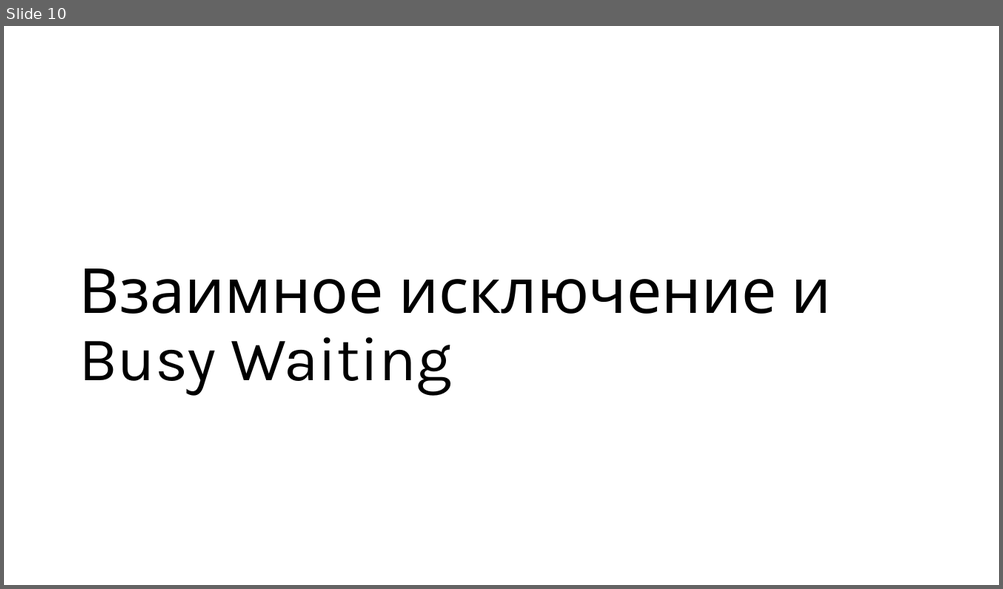
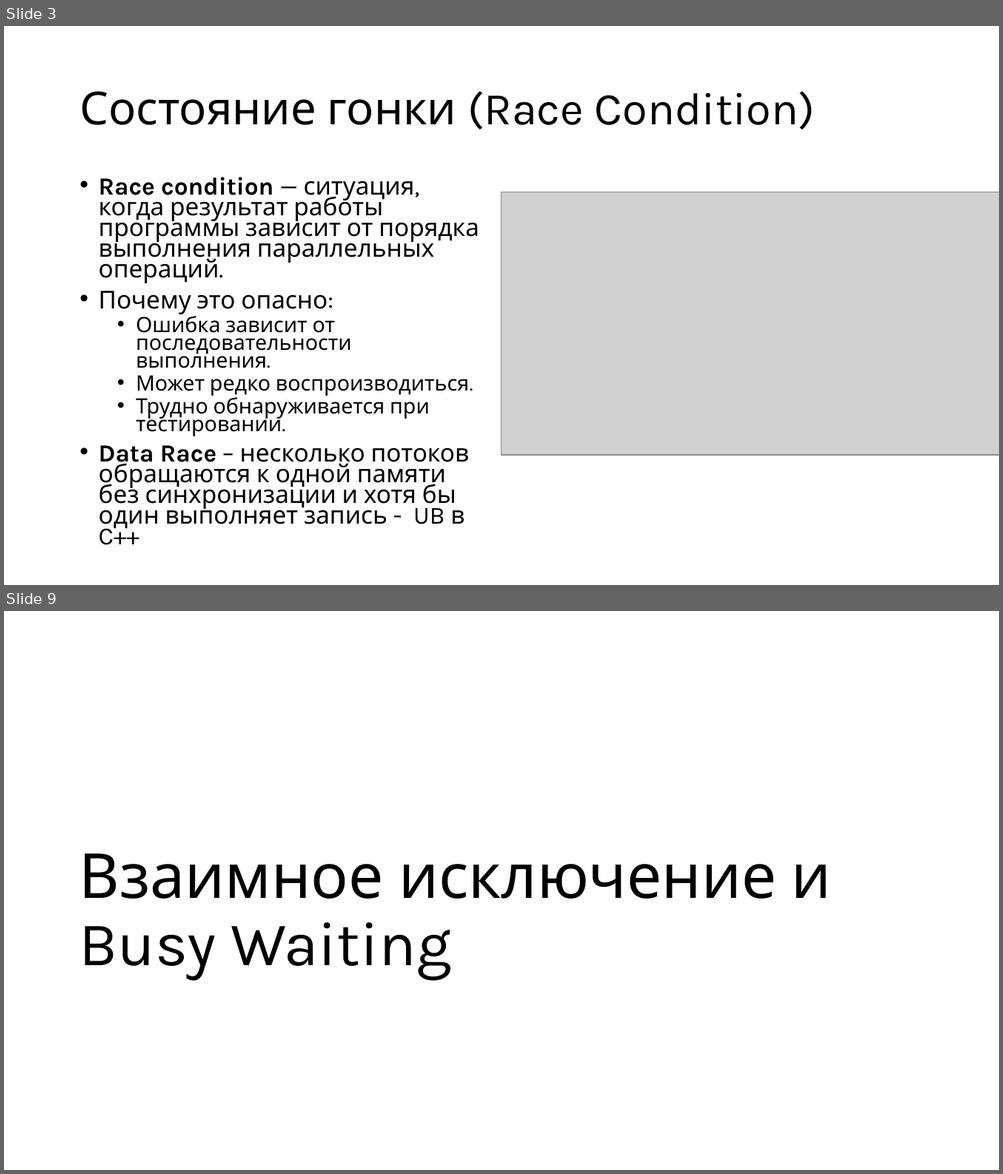
Before and after one commit to alexey-malov/os-course, a slide deck: lectures/05/Синхронизация и межпроцессная коммуникация.pptx. Shown one above the other, each under a label of ours: slide 10 before the commit, slides 3 and 9 after it; the slides between them are not shown. The pictures are 1003x589 and 1003x1174 pixels, drawn with LibreOffice and Linux fonts; fonts in the diff are those of the drawing; grey boxes stand for pictures. Boxes give left, top, right and bottom in pixels: in the first picture for what was removed or moved away, otherwise in the second. Text is boxed around its words. In the diff, an @@ line names an element or a change of style, - is before the commit and + after.

```diff
--- a/lectures/05/Синхронизация и межпроцессная коммуникация.pptx
+++ b/lectures/05/Синхронизация и межпроцессная коммуникация.pptx
@@ slide 3 added at (4,26,999,585), background #FFFFFF @@
@@ title added at (79,91,814,130), 44 pt, text #000000 @@
+Состояние гонки (Race Condition)
@@ text added at (99,177,479,545), 23.8 pt, text #000000 @@
+• Race condition — ситуация, когда результат работы программы зависит от порядка выполнения параллельных операций.
+• Почему это опасно:
+  • Ошибка зависит от последовательности выполнения.
+  • Может редко воспроизводиться.
+  • Трудно обнаруживается при тестировании.
+• Data Race – несколько потоков обращаются к одной памяти без синхронизации и хотя бы один выполняет запись - UB в C++
@@ picture added at (502,192,999,455) @@
@@ what was slide 10 is now slide 9 @@
```
Also in this commit, not shown: 11 slides changed, 67 other slides added, 148 slides removed, 1 other file.
